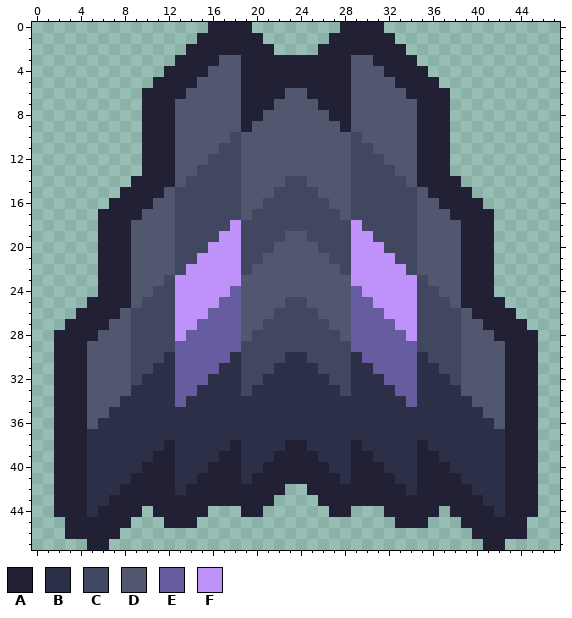
Pixel-art sprite, stored at sprites/units/debuff/flying/11l-01-impede-ui.png. Above is the file before it was changed.
The file is 48x48 pixels.
Palette (. is transparent): A #222034  B #2b3048  C #414661  D #51576f  E #665c9f  F #bf92f9
After the commit:
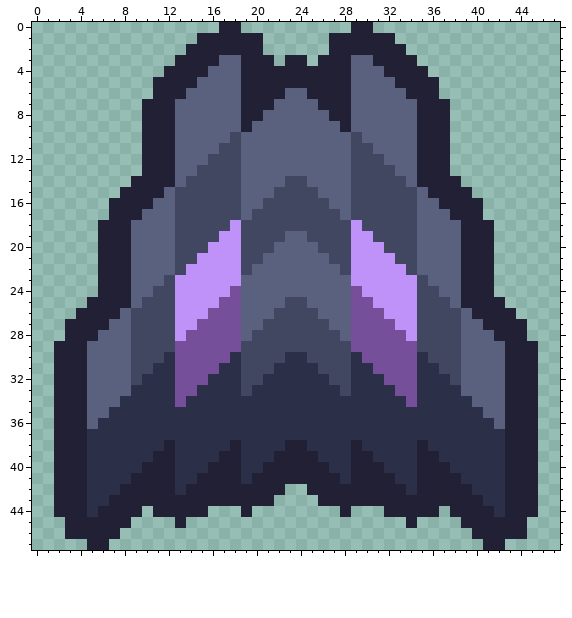
Changes in this commit:
colour D: #51576f -> #5a617e
colour E: #665c9f -> #754f9a
y 0: x 16 A -> .; x 19 A -> .; x 28 A -> .; x 31 A -> .
y 2: x 21 A -> .; x 26 A -> .
y 3: x 22 A -> .; x 25 A -> .
y 6: x 10 A -> .; x 37 A -> .
y 17: x 6 A -> .; x 41 A -> .
y 28: x 2 A -> .; x 45 A -> .
y 44: x 20 A -> .; x 27 A -> .
y 45: x 12 A -> .; x 14 A -> .; x 33 A -> .; x 35 A -> .
Pixel boxes of the changes (left, top, right, bottom) in both pictures:
changed: (54, 22, 538, 429)
erased: (252, 506, 263, 517)
erased: (329, 506, 340, 517)
erased: (164, 517, 197, 528)
erased: (395, 517, 428, 528)
